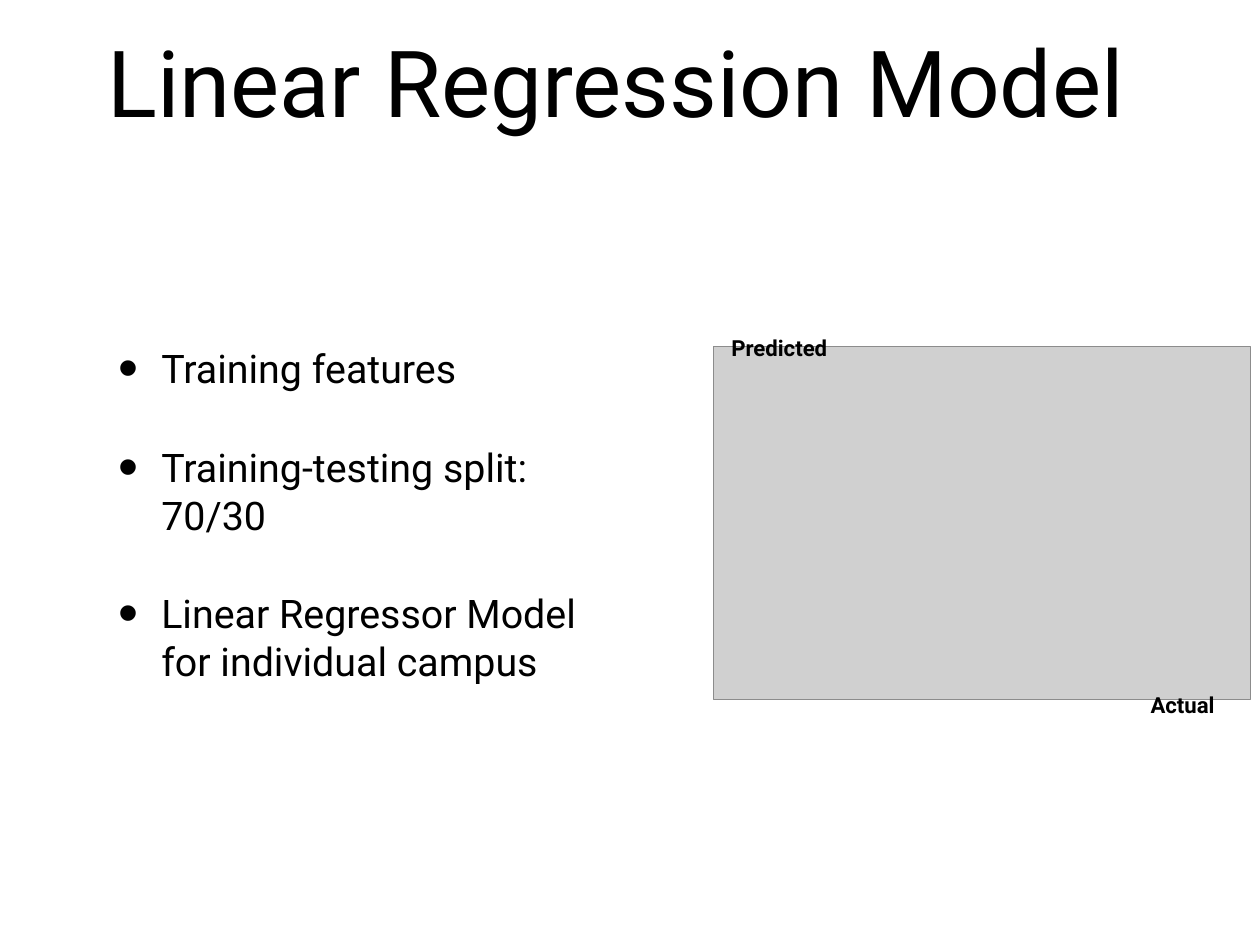
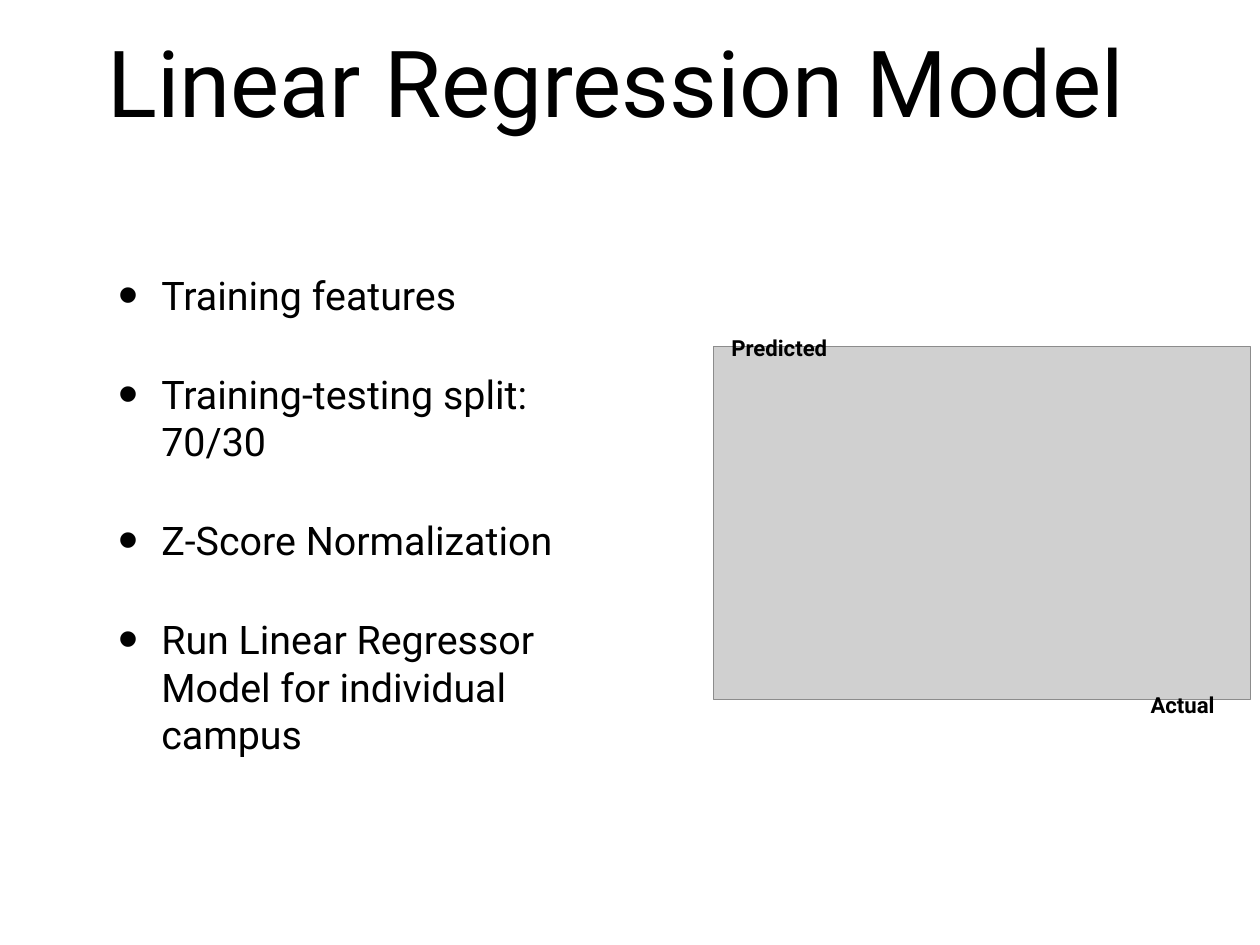
Before and after one commit to NickCrews/projectPC341, a slide deck: slide 6 of docs/iteration3/final_iteration.pptx. Drawn at 1260x945 pixels with LibreOffice and Linux fonts; fonts in the diff are those of the drawing; grey boxes stand for pictures. Boxes give left, top, right and bottom in pixels: in the first picture for what was removed or moved away, otherwise in the second. Text is boxed around its words. In the diff, an @@ line names an element or a change of style, - is before the commit and + after.

```diff
--- a/docs/iteration3/final_iteration.pptx
+++ b/docs/iteration3/final_iteration.pptx
@@ text at [161, 525, 553, 757]: text changed @@
-• Linear Regressor Model for individual campus
+• Z-Score Normalization
+• Run Linear Regressor Model for individual campus
```
Also in this commit, not shown: 2 other slides changed.
